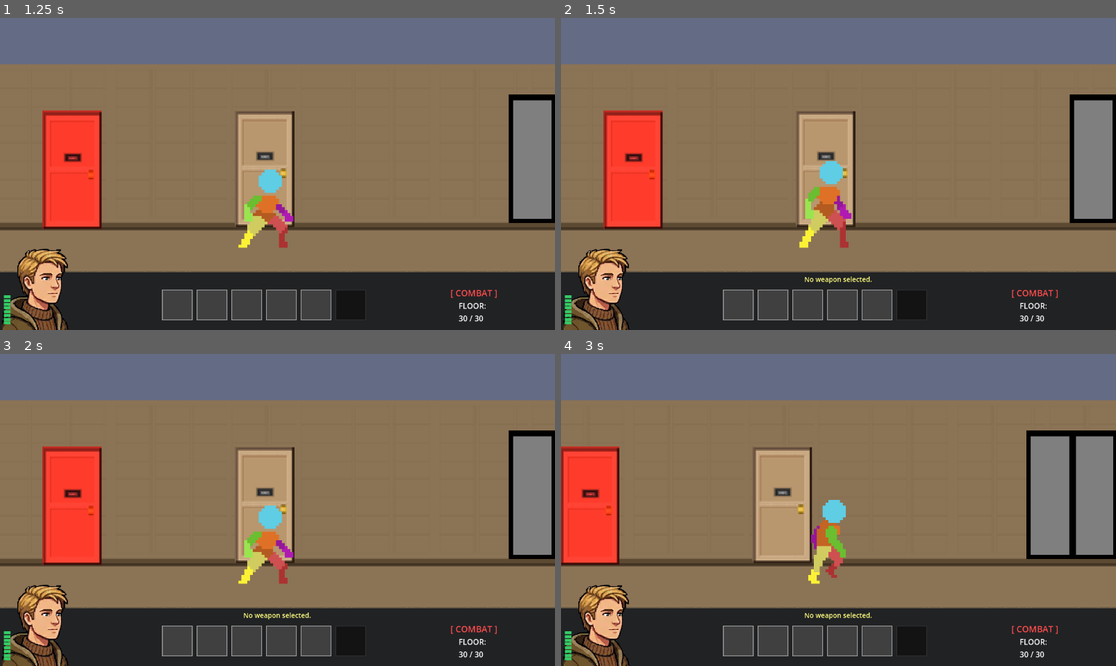
Above: before the commit, frames 1-4 (two rows, left to right).
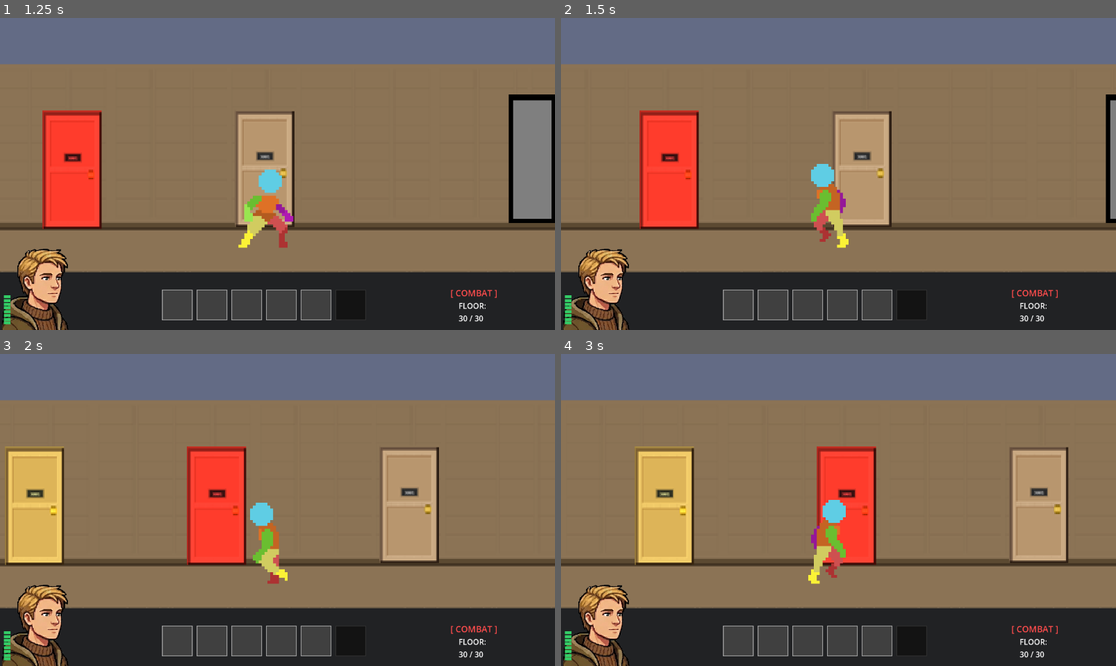
Above: after the commit, the same moments.

Repository: AdenHogan/descend-from-30
Game: Godot game, scene res://scenes/title_screen.tscn
Two runs of this game, one before a commit and one after it. Both use one fixed random seed, a clock stepped at 60 frames per second and the inputs below.
Inputs (mouse positions are in pixels of both pictures, inside the frame that each line leads up to):
- Up to frame 1 (1.25 s): click (271, 158) at 0.5 s
- Up to frame 2 (1.5 s): tap Enter at 1.25 s; drag from (633, 170) to (894, 105) at 1.27 s
- Up to frame 3 (2 s): no input
- Up to frame 4 (3 s): drag from (727, 525) to (810, 572) at 2.02 s; move the mouse to (894, 441) at 2.77 s; hold Right (move_right) from 2.78 s (still down); tap E (interact) at 2.85 s; click (894, 441) at 2.92 s

Frame 1 is identical in both runs. In frame 2, 14% of the frame differs, in the area x 7-100%, y 24-86%; in frame 3, 21%; in frame 4, 23%, in the area x 0-100%, y 24-86%.

Commit message:
Playtest round 3: fix stuck listen overlay, attack->Space, LMB doors/stairs
Listen mode:
- Entering a room/stairwell while listening left the grey overlay stuck
  on until you re-pressed R. Fixed two ways: any break now cancels the
  listen immediately with NO report (movement key, click-to-move, attack/
  push/interact/mode-toggle, jump, or taking damage), and a freshly
  spawned player defensively aborts any lingering overlay on scene change.

Controls (playtest requests):
- 'attack' now defaults to SPACE instead of left mouse button, freeing
  LMB for click-to-move in BOTH scavenge and combat. Still rebindable
  (incl. to a mouse side button) via the settings menu.
- Left-click now opens/enters doors and uses stairs, same as E: clicking
  a door/stairwell you're standing at acts; clicking one across the room
  falls through to click-to-move so you walk over first. Scavenge-only
  actions (force/unlock/de-barricade) stay scavenge-gated.

Tests: listen-cancel check (state cleared, overlay aborted, no report);
settings default updated to key; all seven suites green.

Co-Authored-By: Claude Fable 5 <noreply@anthropic.com>
Claude-Session: https://claude.ai/code/session_018G5NCP3m9WbvqqpohXSrqQ

Diff:
--- a/scripts/door.gd
+++ b/scripts/door.gd
@@ -308,18 +308,30 @@
 
 
 func _on_click(_viewport: Node, event: InputEvent, _shape_idx: int) -> void:
+	# Left-click on the door itself does what E/X would (playtest request).
+	# Clicking a door you're NOT next to isn't consumed, so it falls through
+	# to click-to-move and you walk over instead.
 	if not (event is InputEventMouseButton and event.pressed and event.button_index == MOUSE_BUTTON_LEFT):
 		return
-	if not player_nearby or _is_sealed() or not WorldState.is_scavenge_mode:
-		return
-	get_viewport().set_input_as_handled()
+	if not player_nearby or _is_sealed():
+		return
 	match current_state:
+		WorldState.DoorState.OPEN, WorldState.DoorState.BREACHED:
+			# Entering works in either mode, same as pressing E.
+			get_viewport().set_input_as_handled()
+			_enter_apartment()
 		WorldState.DoorState.SHUT_FORCEABLE:
-			_attempt_force()
+			if WorldState.is_scavenge_mode:
+				get_viewport().set_input_as_handled()
+				_attempt_force()
 		WorldState.DoorState.SHUT_LOCKED:
-			_attempt_locked()
+			if WorldState.is_scavenge_mode:
+				get_viewport().set_input_as_handled()
+				_attempt_locked()
 		WorldState.DoorState.BARRICADED_FORCEABLE, WorldState.DoorState.BARRICADED_LOCKED:
-			_attempt_barricade_removal()
+			if WorldState.is_scavenge_mode:
+				get_viewport().set_input_as_handled()
+				_attempt_barricade_removal()
 
 
 func _enter_apartment() -> void:
--- a/scripts/player.gd
+++ b/scripts/player.gd
@@ -145,6 +145,10 @@
 	melee_player.volume_db = -6.0
 	melee_player.max_distance = 500.0
 	add_child(melee_player)
+	# Entering a room/stairs while listening frees the old player node; make
+	# sure a lingering grey overlay is cleared for this fresh scene.
+	if HUD.listen_overlay != null:
+		HUD.listen_overlay.abort()
 	health_state = HealthState.values()[WorldState.player_health]
 	is_dying = WorldState.is_dying
 	dying_timer = WorldState.dying_timer
@@ -183,6 +187,16 @@
 
 	if is_listening:
 		# Rooted and vulnerable — the world keeps moving while you focus.
+		# ANY break (movement, or an action) cancels the listen immediately
+		# with NO report. Only holding still to the end delivers the read.
+		if Input.get_axis("move_left", "move_right") != 0 \
+				or Input.is_action_just_pressed("interact") \
+				or Input.is_action_just_pressed("mode_toggle") \
+				or Input.is_action_just_pressed("attack") \
+				or Input.is_action_just_pressed("push") \
+				or Input.is_action_just_pressed("jump"):
+			_cancel_listen()
+			return
 		velocity.x = 0
 		move_and_slide()
 		listen_timer -= delta
@@ -737,7 +751,13 @@
 
 
 func _input(event: InputEvent) -> void:
-	if is_dead or is_dying or is_switching_mode or is_listening:
+	if is_dead or is_dying or is_switching_mode:
+		return
+	if is_listening:
+		# A click (like keyboard movement/actions in _physics_process) breaks
+		# the listen with no report; nothing else is processed while focused.
+		if event is InputEventMouseButton and event.pressed:
+			_cancel_listen()
 		return
 
 	if DEV_MODE:
--- a/scripts/settings_manager.gd
+++ b/scripts/settings_manager.gd
@@ -43,12 +43,13 @@
 
 
 func _ensure_attack_action() -> void:
-	# 'attack' isn't in project.godot; create it (default: left mouse button)
-	# so combat clicks are rebindable like everything else.
+	# 'attack' isn't in project.godot; create it. Default = SPACE, so the left
+	# mouse button is free for click-to-move in BOTH modes (playtest choice).
+	# Rebindable to a mouse side button etc. via the settings menu.
 	if not InputMap.has_action("attack"):
 		InputMap.add_action("attack")
-		var ev = InputEventMouseButton.new()
-		ev.button_index = MOUSE_BUTTON_LEFT
+		var ev = InputEventKey.new()
+		ev.physical_keycode = KEY_SPACE
 		InputMap.action_add_event("attack", ev)
 
 
--- a/scripts/stairwell.gd
+++ b/scripts/stairwell.gd
@@ -12,6 +12,7 @@
 func _ready() -> void:
 	body_entered.connect(_on_body_entered)
 	body_exited.connect(_on_body_exited)
+	input_event.connect(_on_click)
 	arrow = find_child("Label")
 	if arrow:
 		arrow.visible = false
@@ -53,18 +54,33 @@
 			player.start_listen(global_position, report)
 			return
 	if player_nearby and Input.is_action_just_pressed("interact"):
-		WorldState.stair_spawn_side = stair_side
-		WorldState.stair_direction = direction
-		WorldState.spawn_source = "stair"
-		if direction == "down":
-			WorldState.current_floor -= 1
-		elif direction == "up":
-			WorldState.current_floor += 1
-		WorldState.on_floor_arrived(WorldState.current_floor)
-		HUD.update_floor_label()
-		if WorldState.current_floor == 30:
-			get_tree().change_scene_to_file("res://scenes/hallway.tscn")
-		elif WorldState.current_floor == 0:
-			get_tree().change_scene_to_file("res://scenes/lobby.tscn")
-		else:
-			get_tree().change_scene_to_file("res://scenes/building_floors.tscn")
+		_use_stairs()
+
+
+func _on_click(_viewport: Node, event: InputEvent, _shape_idx: int) -> void:
+	# Left-click the stairwell to use it, same as E (playtest request). Only
+	# when you're standing in it; otherwise the click walks you over instead.
+	if not (event is InputEventMouseButton and event.pressed and event.button_index == MOUSE_BUTTON_LEFT):
+		return
+	if not player_nearby:
+		return
+	get_viewport().set_input_as_handled()
+	_use_stairs()
+
+
+func _use_stairs() -> void:
+	WorldState.stair_spawn_side = stair_side
+	WorldState.stair_direction = direction
+	WorldState.spawn_source = "stair"
+	if direction == "down":
+		WorldState.current_floor -= 1
+	elif direction == "up":
+		WorldState.current_floor += 1
+	WorldState.on_floor_arrived(WorldState.current_floor)
+	HUD.update_floor_label()
+	if WorldState.current_floor == 30:
+		get_tree().change_scene_to_file("res://scenes/hallway.tscn")
+	elif WorldState.current_floor == 0:
+		get_tree().change_scene_to_file("res://scenes/lobby.tscn")
+	else:
+		get_tree().change_scene_to_file("res://scenes/building_floors.tscn")
--- a/tests/listen_noise_test.gd
+++ b/tests/listen_noise_test.gd
@@ -24,6 +24,7 @@
 	_test_apartment_report()
 	_test_floor_below_report()
 	_test_overlay()
+	_test_listen_cancel()
 	print("=== %s (%d failures) ===" % ["FAILED" if failures > 0 else "ALL PASSED", failures])
 	get_tree().quit(1 if failures > 0 else 0)
 
@@ -141,3 +142,19 @@
 	overlay.finish("test line")
 	check(overlay.state == "fading_out", "finish begins the fade-out")
 	overlay.queue_free()
+
+
+func _test_listen_cancel() -> void:
+	print("[listen cancel]")
+	WorldState.new_game()
+	var player = load("res://scenes/player.tscn").instantiate()
+	add_child(player)
+	player.start_listen(Vector2(500, 388), {"count": 2, "has_big": false, "line": "test", "nearness": 0.5})
+	check(player.is_listening, "start_listen roots the player")
+	check(HUD.listen_overlay.state in ["fading_in", "active"], "overlay is up while listening")
+	# Breaking the listen aborts with NO report delivered.
+	player._cancel_listen()
+	check(not player.is_listening, "cancel clears the listening state")
+	check(HUD.listen_overlay.state == "idle", "cancel aborts the overlay immediately")
+	check(HUD.listen_overlay.pending_report == "", "cancel delivers no report")
+	player.queue_free()
--- a/tests/settings_test.gd
+++ b/tests/settings_test.gd
@@ -29,7 +29,7 @@
 	print("[attack action]")
 	check(InputMap.has_action("attack"), "attack action was created")
 	var evs = InputMap.action_get_events("attack")
-	check(evs.size() > 0 and evs[0] is InputEventMouseButton, "attack defaults to a mouse button")
+	check(evs.size() > 0 and evs[0] is InputEventKey, "attack defaults to a key (Space)")
 
 
 func _test_rebind_key() -> void:
Not shown, changed: docs/SOUND_STEALTH.md
